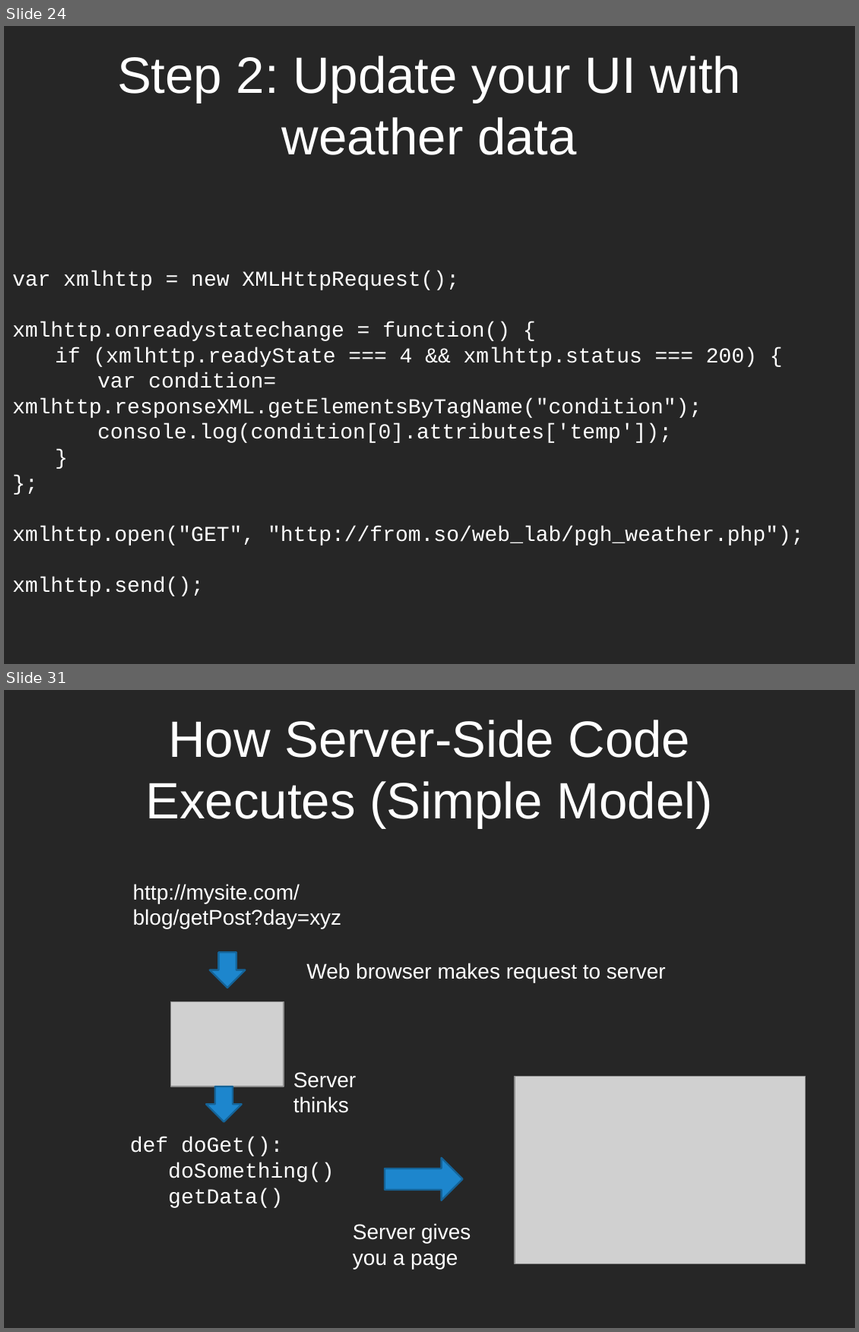
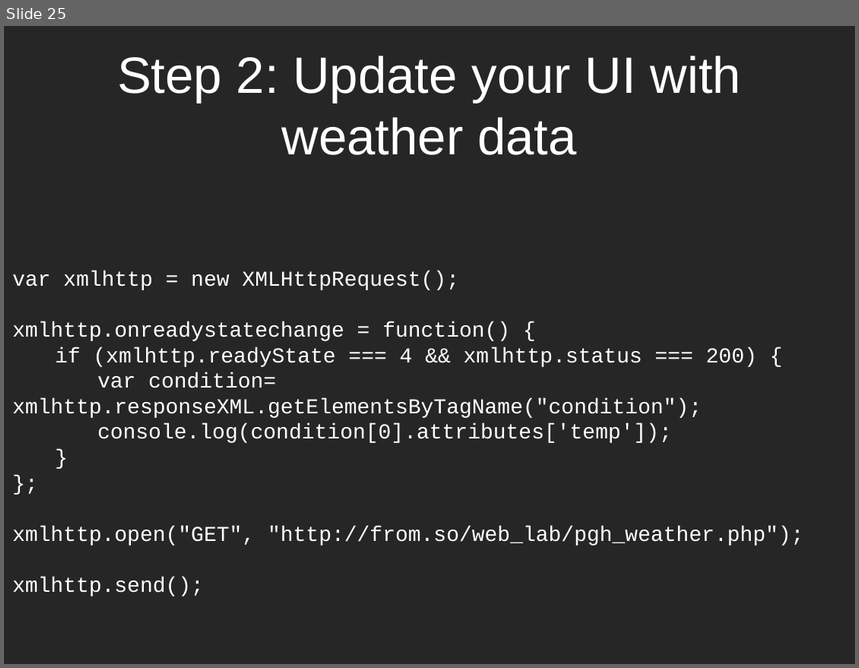
Before and after one commit to dantasse/ssuiweb2014, a slide deck: week08/week08.pptx. Shown one above the other, each under a label of ours: slides 24 and 31 before the commit, slide 25 after it; the slides between them are not shown. The pictures are 859x1332 and 859x668 pixels, drawn with LibreOffice and Linux fonts; fonts in the diff are those of the drawing; grey boxes stand for pictures. Boxes give left, top, right and bottom in pixels: in the first picture for what was removed or moved away, otherwise in the second. Text is boxed around its words. In the diff, an @@ line names an element or a change of style, - is before the commit and + after.

```diff
--- a/week08/week08.pptx
+++ b/week08/week08.pptx
@@ slide 31 removed at box(4, 690, 855, 1328), background #262626 @@
@@ title removed at box(145, 720, 713, 828) @@
-How Server-Side Code Executes (Simple Model)
@@ text removed at box(133, 884, 342, 929) @@
-http://mysite.com/blog/getPost?day=xyz
@@ right arrow removed at box(210, 952, 246, 988) @@
@@ text removed at box(306, 963, 666, 983) @@
-Web browser makes request to server
@@ picture removed at box(171, 1002, 283, 1087) @@
@@ text removed at box(294, 1072, 356, 1113) @@
-Server thinks
@@ picture removed at box(515, 1076, 806, 1264) @@
@@ right arrow removed at box(207, 1087, 243, 1122) @@
@@ text removed at box(130, 1138, 334, 1208) @@
-def doGet():
-doSomething()
-getData()
@@ right arrow removed at box(385, 1158, 463, 1201) @@
@@ text removed at box(353, 1224, 471, 1269) @@
-Server gives you a page
@@ what was slide 24 is now slide 25 @@
```
Also in this commit, not shown: 2 slides changed, 2 slides added, 31 other slides removed, 2 other files.
